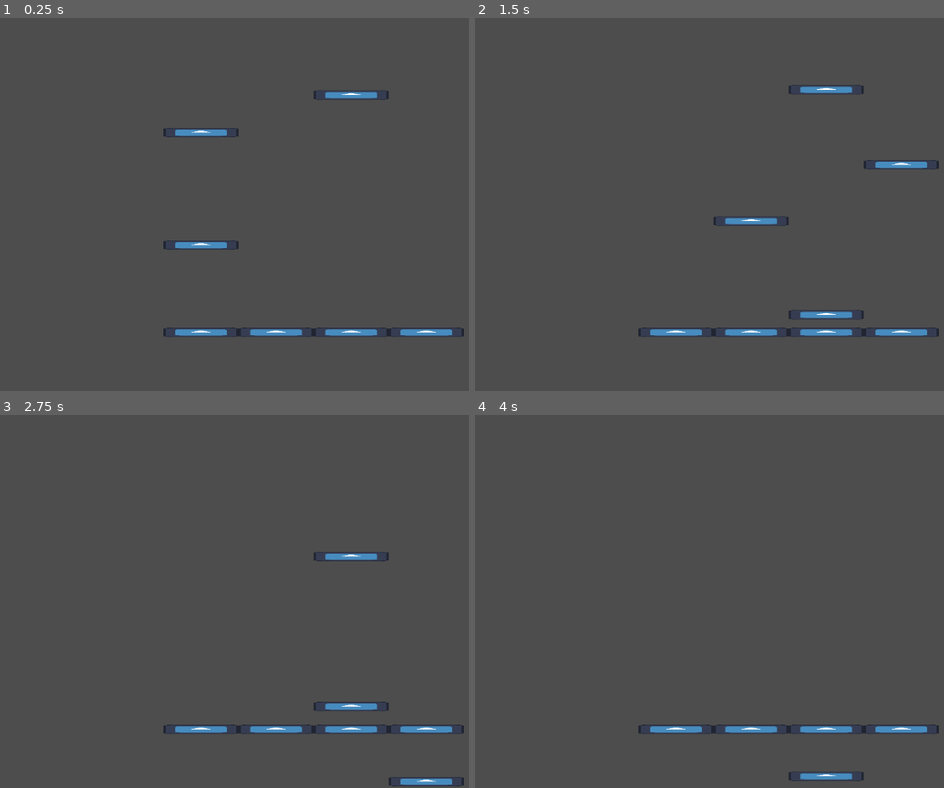
Above: before the commit, frames 1-4 (two rows, left to right).
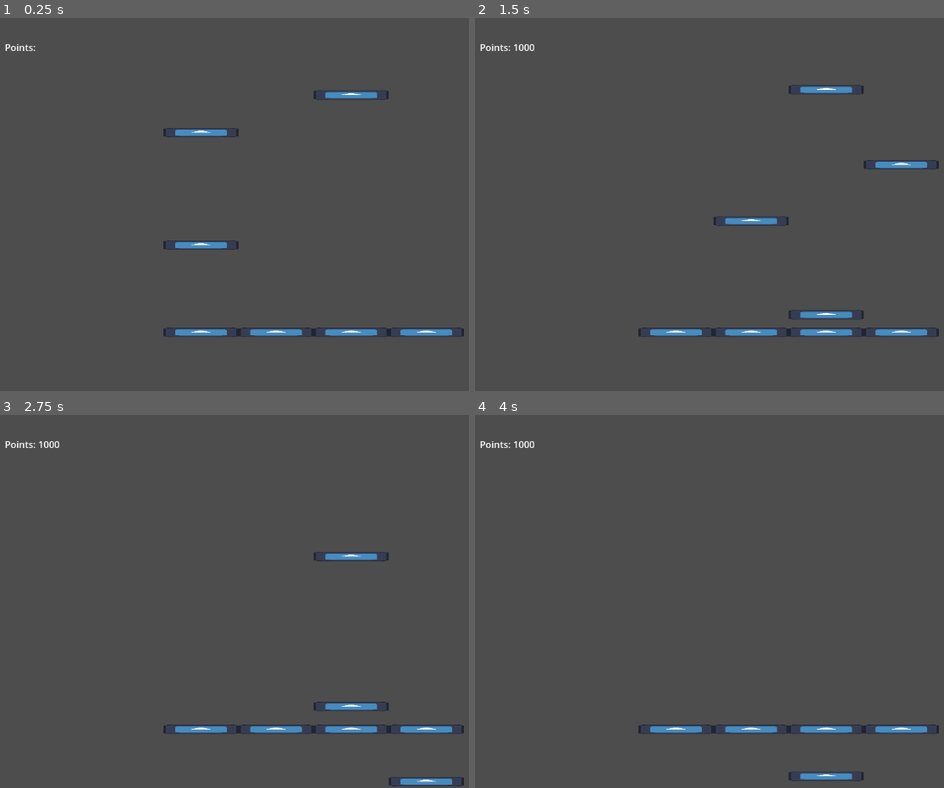
Above: after the commit, the same moments.

Repository: Shuflduf/Rhythm
Game: Godot game, scene res://node_2d.tscn
The game is run twice, just before and just after one commit, with the same random seed, the same clock (stepped at 60 frames per second) and the same inputs. The engine's default icon, where the game draws it, is replaced by a stand-in: a white triangle on a blue panel in a dark square.
Inputs:
- Up to frame 1 (0.25 s): no input
- Up to frame 2 (1.5 s): tap L (four) at 0.6 s; tap A (one) at 1.35 s
- Up to frame 3 (2.75 s): tap K (three) at 2.1 s
- Up to frame 4 (4 s): tap S (two) at 2.85 s; tap L (four) at 3.6 s

The runs differ from the first frame. In frame 1, less than 0.1% of the frame differs, in the area x 1-8%, y 7-9%; in frame 2, 0.1%, in the area x 1-13%, y 7-9%; in frame 3, 0.1%; in frame 4, 0.1%.

Commit message:
score based on distance to key

Diff:
--- a/node_2d.gd
+++ b/node_2d.gd
@@ -1,4 +1,6 @@
 extends Node2D
+
+signal noted(points: float)
 
 @export_global_file var track: String
 
@@ -19,8 +21,12 @@
 
 		if Input.is_action_just_pressed(input):
 			key.modulate = Color.BLACK
+
 			if key.has_overlapping_areas():
-				key.get_overlapping_areas()[0].queue_free()
+				var note = key.get_overlapping_areas()[0]
+				note.queue_free()
+				noted.emit(key.global_position.y - note.global_position.y)
+
 
 		if Input.is_action_just_released(input):
 			key.modulate = Color.WHITE
--- a/node_2d.tscn
+++ b/node_2d.tscn
@@ -1,8 +1,9 @@
-[gd_scene load_steps=5 format=3 uid="uid://r4or01kogl6m"]
+[gd_scene load_steps=6 format=3 uid="uid://r4or01kogl6m"]
 
 [ext_resource type="Script" path="res://node_2d.gd" id="1_dpxu0"]
 [ext_resource type="Texture2D" uid="uid://d4lj86qbycg8a" path="res://icon.svg" id="2_6ywuj"]
 [ext_resource type="PackedScene" uid="uid://chshqlahe5ojg" path="res://note.tscn" id="3_flsnc"]
+[ext_resource type="PackedScene" uid="uid://467vlwqhwsxo" path="res://ui.tscn" id="4_gu027"]
 
 [sub_resource type="RectangleShape2D" id="RectangleShape2D_4ybyr"]
 size = Vector2(48, 512)
@@ -85,3 +86,5 @@
 [node name="StaticBody2D" type="StaticBody2D" parent="."]
 
 [node name="CollisionShape2D" type="CollisionShape2D" parent="StaticBody2D"]
+
+[node name="CanvasLayer" parent="." instance=ExtResource("4_gu027")]
--- /dev/null
+++ b/ui.gd
@@ -0,0 +1,12 @@
+extends CanvasLayer
+
+var points = 0
+@onready var label: Label = $Control/MarginContainer/Label
+
+func _ready() -> void:
+	get_parent().noted.connect(add_points)
+
+func add_points(more_points: float):
+	points += floori((1 / (abs(more_points) / 10)) * 100)
+	#print()
+	label.text = "Points: " + str(points)
--- /dev/null
+++ b/ui.tscn
@@ -0,0 +1,32 @@
+[gd_scene load_steps=2 format=3 uid="uid://467vlwqhwsxo"]
+
+[ext_resource type="Script" path="res://ui.gd" id="1_gmvc6"]
+
+[node name="CanvasLayer" type="CanvasLayer"]
+script = ExtResource("1_gmvc6")
+
+[node name="Control" type="Control" parent="."]
+layout_mode = 3
+anchors_preset = 15
+anchor_right = 1.0
+anchor_bottom = 1.0
+grow_horizontal = 2
+grow_vertical = 2
+
+[node name="MarginContainer" type="MarginContainer" parent="Control"]
+layout_mode = 1
+anchors_preset = 15
+anchor_right = 1.0
+anchor_bottom = 1.0
+grow_horizontal = 2
+grow_vertical = 2
+theme_override_constants/margin_left = 50
+theme_override_constants/margin_top = 50
+theme_override_constants/margin_right = 50
+theme_override_constants/margin_bottom = 50
+
+[node name="Label" type="Label" parent="Control/MarginContainer"]
+layout_mode = 2
+size_flags_horizontal = 0
+size_flags_vertical = 0
+text = "Points: "
